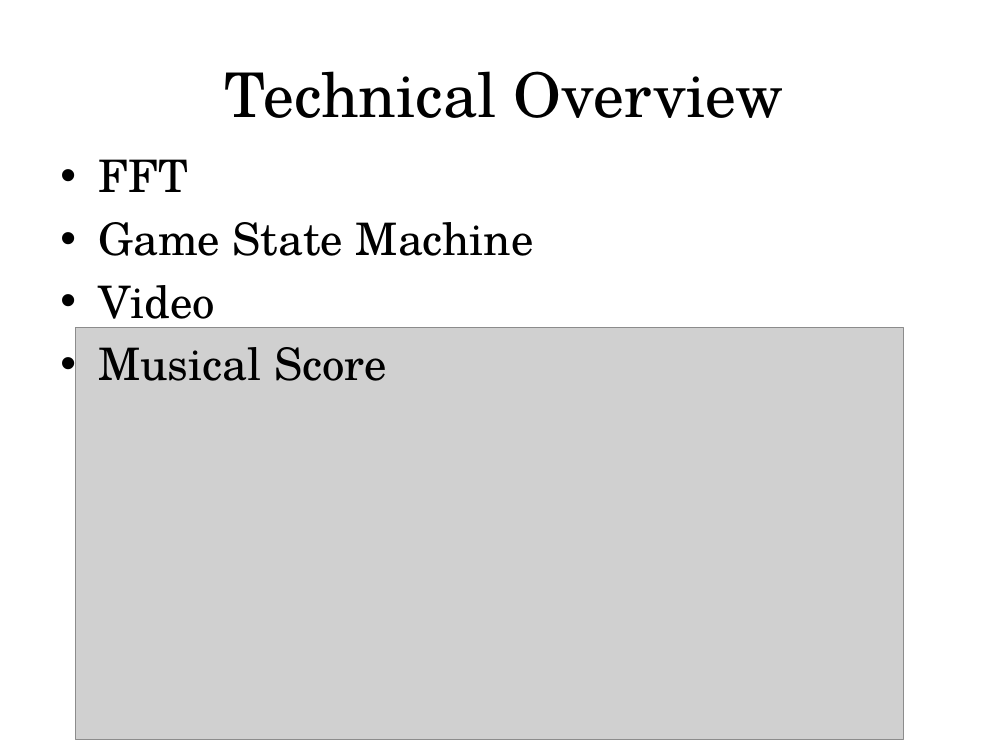
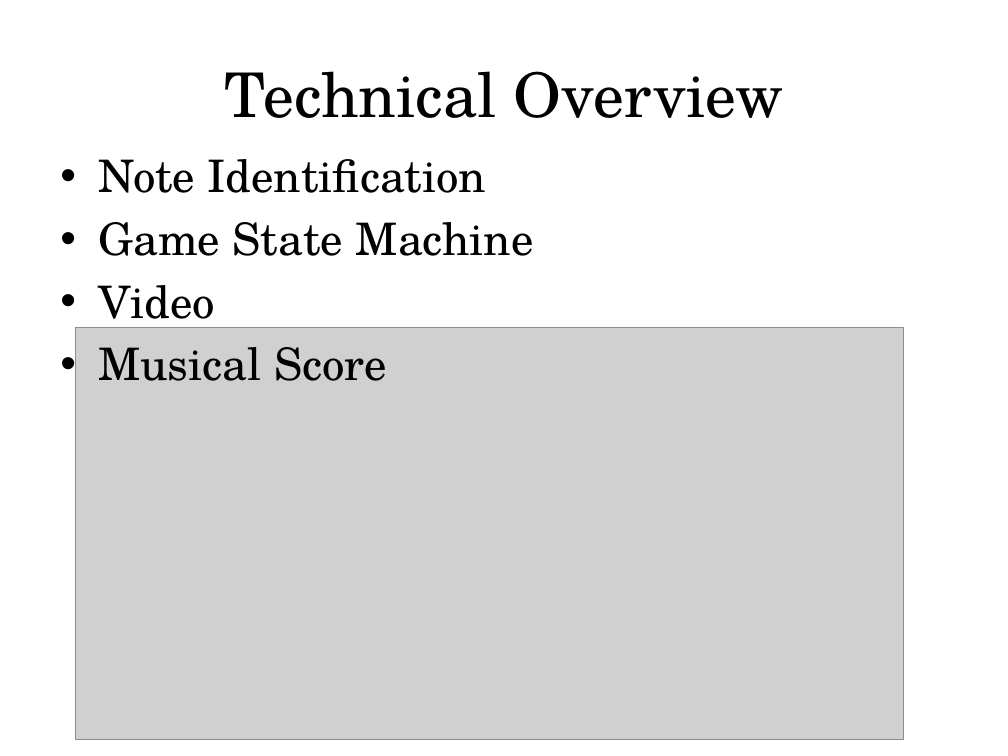
Before and after one commit to pH14/Recorder-Hero, a slide deck: slide 4 of doc/Recorder Hero!.pptx. Drawn at 1008x756 pixels with LibreOffice and Linux fonts; fonts in the diff are those of the drawing; grey boxes stand for pictures. Boxes give left, top, right and bottom in pixels: in the first picture for what was removed or moved away, otherwise in the second. Text is boxed around its words. In the diff, an @@ line names an element or a change of style, - is before the commit and + after.

```diff
--- a/doc/Recorder Hero!.pptx
+++ b/doc/Recorder Hero!.pptx
@@ text at <box>98,159,487,193</box>: text changed @@
-• FFT
+• Note Identification
```
Also in this commit, not shown: 1 other file.
